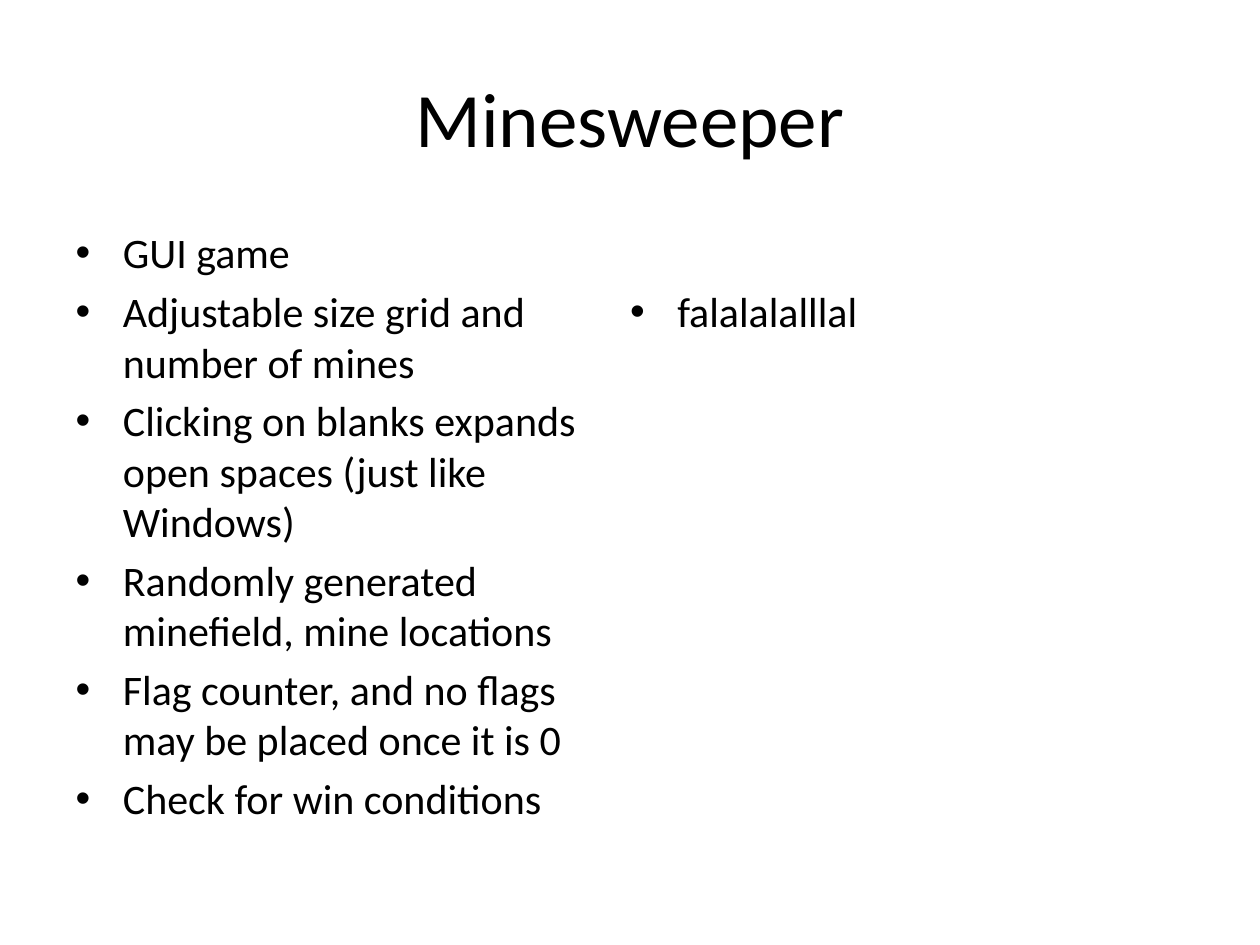
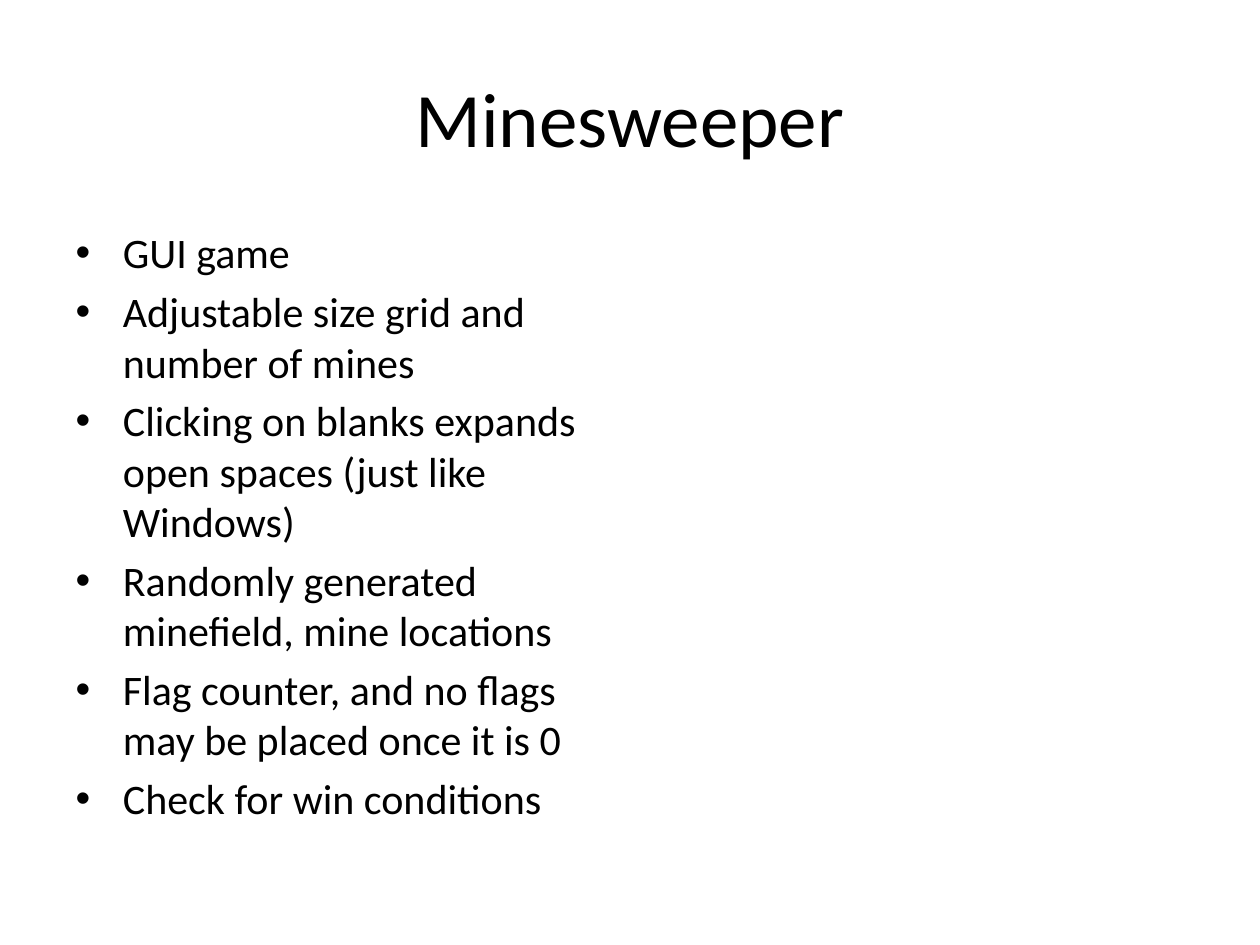
Before and after one commit to cdiss/Minesweeper, a slide deck: slide 1 of Presentation for class on 6-5.pptx. Drawn at 1260x945 pixels with LibreOffice and Linux fonts; fonts in the diff are those of the drawing. Boxes give left, top, right and bottom in pixels: in the first picture for what was removed or moved away, otherwise in the second. Text is boxed around its words. In the diff, an @@ line names an element or a change of style, - is before the commit and + after.

Commit message:
Revert "I am testing"
This reverts commit d980afbf8bb8fe891b66276b66a6669fe8d8fd1b.

```diff
--- a/Presentation for class on 6-5.pptx
+++ b/Presentation for class on 6-5.pptx
@@ text at (677, 297, 857, 328): paragraph removed @@
-• falalalalllal
```
